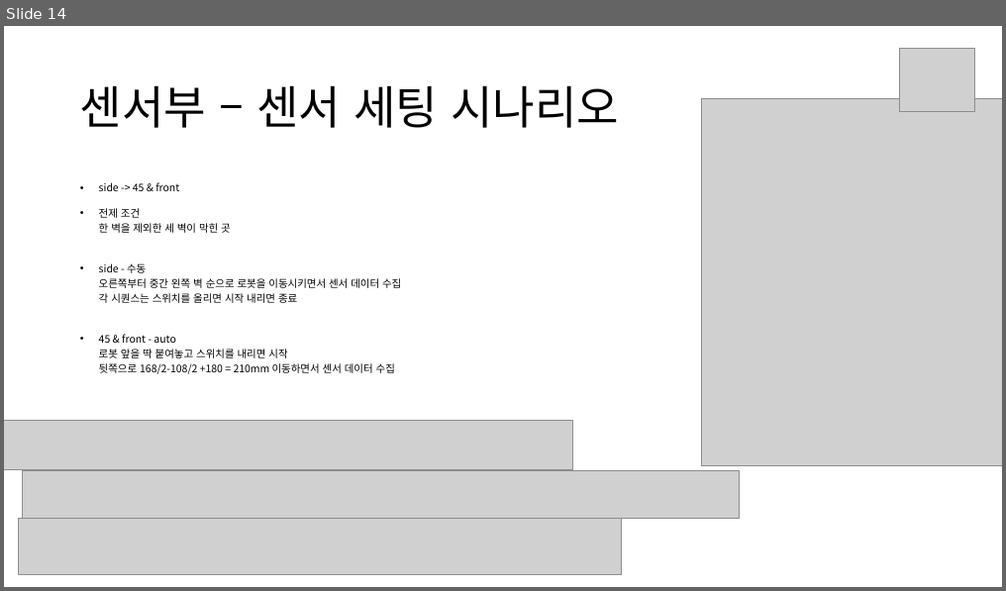
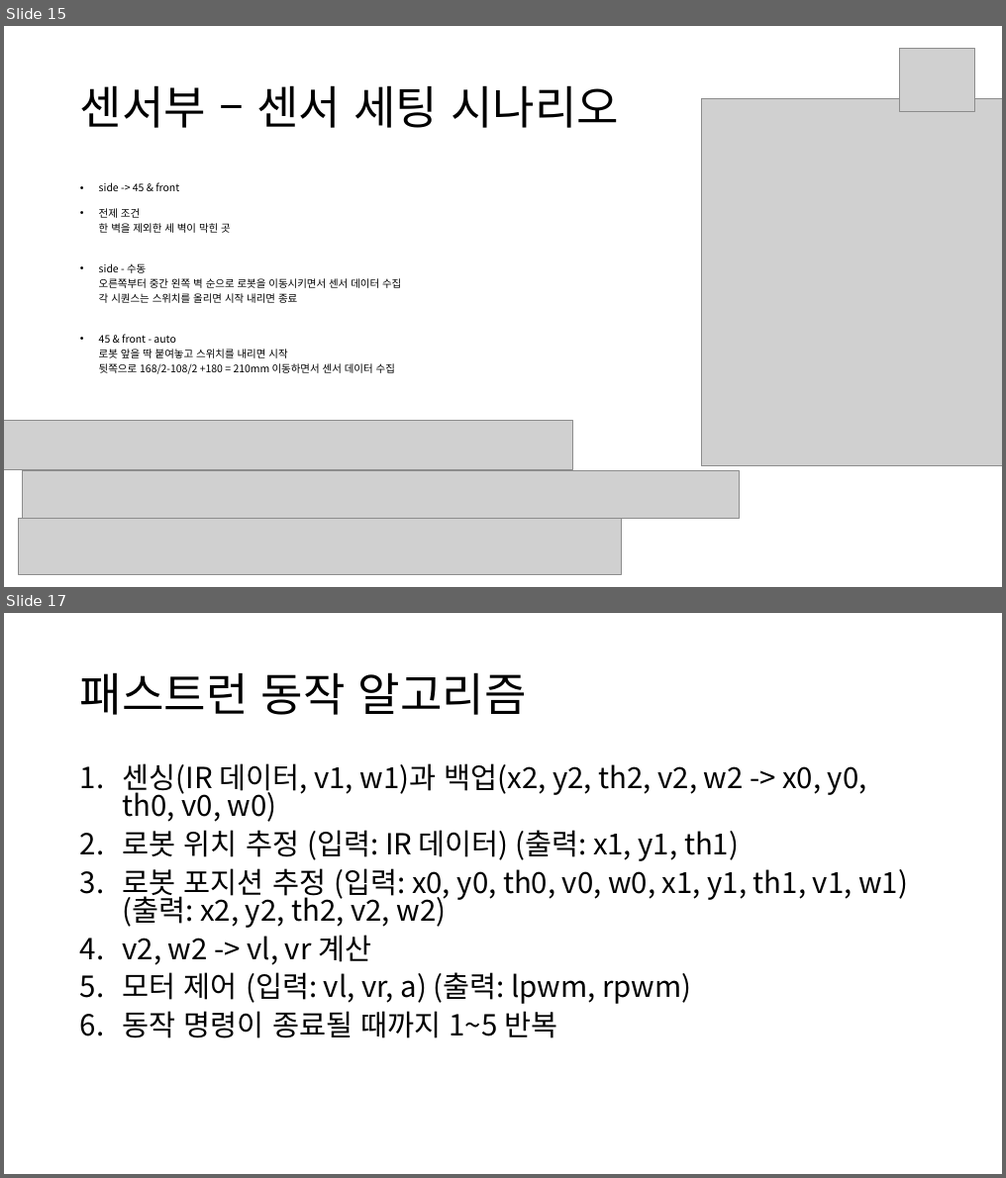
Before and after one commit to nodang/micromouse_hara, a slide deck: hara_instruction.pptx. Shown one above the other, each under a label of ours: slide 14 before the commit, slides 15 and 17 after it; the slides between them are not shown. The pictures are 1006x591 and 1006x1178 pixels, drawn with LibreOffice and Linux fonts; fonts in the diff are those of the drawing; grey boxes stand for pictures. Boxes give left, top, right and bottom in pixels: in the first picture for what was removed or moved away, otherwise in the second. Text is boxed around its words. In the diff, an @@ line names an element or a change of style, - is before the commit and + after.

```diff
--- a/hara_instruction.pptx
+++ b/hara_instruction.pptx
@@ slide 17 added at (4,613,1002,1174), background #FFFFFF @@
@@ title added at (80,672,527,715), 44 pt, text #000000 @@
+패스트런 동작 알고리즘
@@ text added at (123,763,908,1039), 28 pt, text #000000 @@
+1. 센싱(IR 데이터, v1, w1)과 백업(x2, y2, th2, v2, w2 -> x0, y0, th0, v0, w0)
+2. 로봇 위치 추정 (입력: IR 데이터) (출력: x1, y1, th1)
+3. 로봇 포지션 추정 (입력: x0, y0, th0, v0, w0, x1, y1, th1, v1, w1) (출력: x2, y2, th2, v2, w2)
+4. v2, w2 -> vl, vr 계산
+5. 모터 제어 (입력: vl, vr, a) (출력: lpwm, rpwm)
+6. 동작 명령이 종료될 때까지 1~5 반복
@@ what was slide 14 is now slide 15 @@
```
Also in this commit, not shown: 1 slide changed, 2 other slides added.
